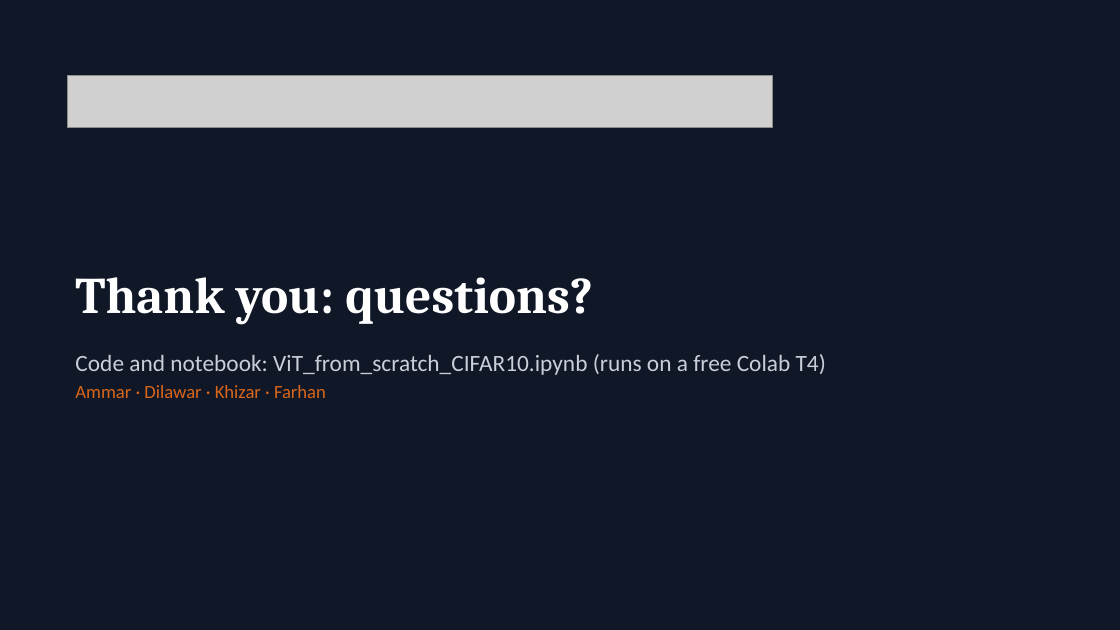
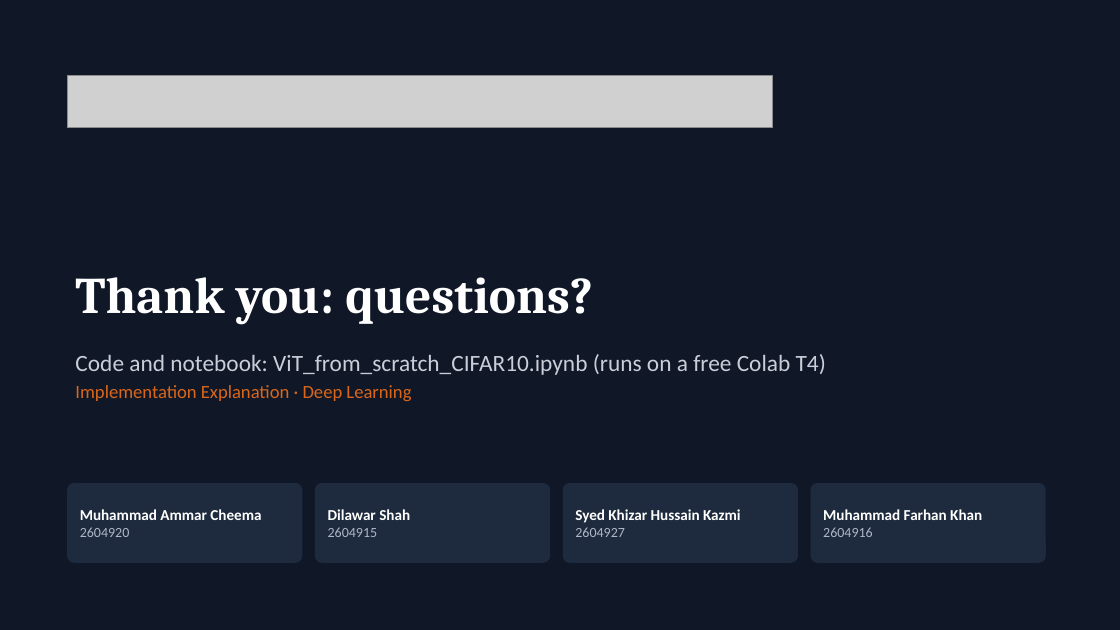
Before and after one commit to muhammadammar33/DL-presentation, a slide deck: slide 32 of ViT_Presentation.pptx. Drawn at 1120x630 pixels with LibreOffice and Linux fonts; fonts in the diff are those of the drawing; grey boxes stand for pictures. Boxes give left, top, right and bottom in pixels: in the first picture for what was removed or moved away, otherwise in the second. Text is boxed around its words. In the diff, an @@ line names an element or a change of style, - is before the commit and + after.

```diff
--- a/ViT_Presentation.pptx
+++ b/ViT_Presentation.pptx
@@ text at (75,385,411,401): text changed @@
-Ammar · Dilawar · Khizar · Farhan
+Implementation Explanation · Deep Learning
@@ rounded rectangle added at (67,483,302,563), fill #1E2A3E @@
@@ text added at (80,509,261,537), 13 pt, text #FFFFFF, bold @@
+Muhammad Ammar Cheema
+2604920
@@ rounded rectangle added at (315,483,550,563), fill #1E2A3E @@
@@ text added at (328,509,410,537), 13 pt, text #FFFFFF, bold @@
+Dilawar Shah
+2604915
@@ rounded rectangle added at (563,483,798,563), fill #1E2A3E @@
@@ text added at (575,509,741,537), 13 pt, text #FFFFFF, bold @@
+Syed Khizar Hussain Kazmi
+2604927
@@ rounded rectangle added at (811,483,1046,563), fill #1E2A3E @@
@@ text added at (823,509,982,537), 13 pt, text #FFFFFF, bold @@
+Muhammad Farhan Khan
+2604916
```
Also in this commit, not shown: 8 other slides changed, 1 other file.
